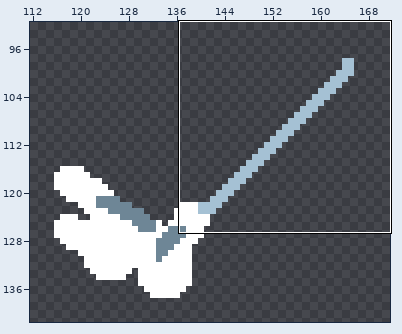
Two versions of one pixel-art file, characters/swordandgun/sprites/triple_ass_smacker_down.ase. Above: a wide view before the commit, with the close-up outlined.
Close-up. Before:
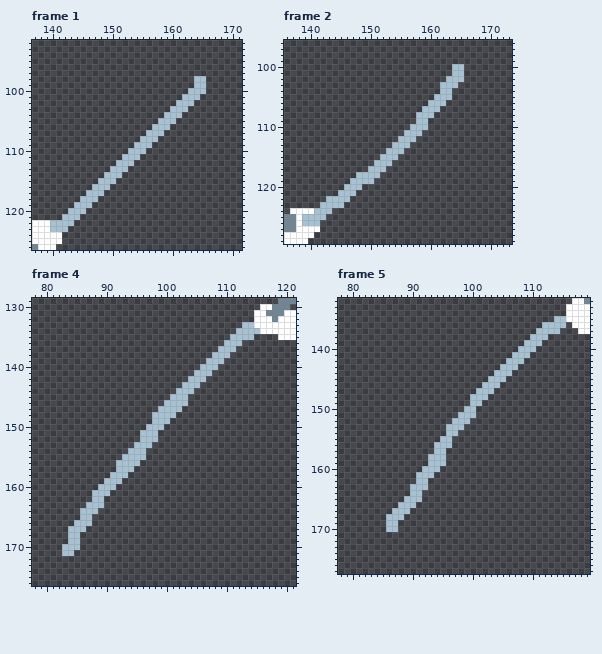
256x256 pixels, 11 frames. Shown: frame 1: x 137..171, y 92..126; frame 2: x 136..173, y 96..129; frame 4: x 78..121, y 129..176; frame 5: x 78..119, y 132..177. The wide view leaves out empty margins. The commit also changed other frames or places, which this record leaves out.
After:
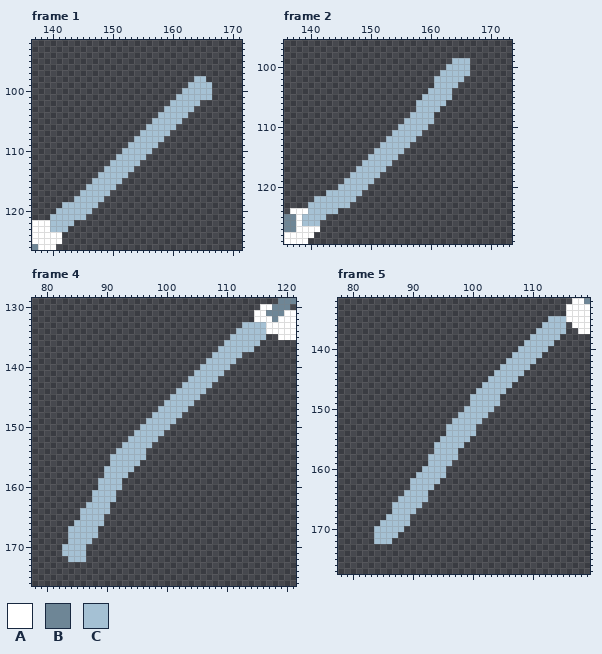
Palette (. is transparent): A #ffffff  B #6e8696  C #a5c1d4
Diff:
Changed rows in their new state; - is an unchanged pixel.
Frame 1:
first column x 140:
 99 -----------------------C--C
100 ----------------------C---C
101 ---------------------C---CC
102 --------------------C---C--
103 -------------------C---C---
104 ------------------C---C----
105 -----------------C---C-----
106 ----------------C---C------
107 ---------------C---C-------
108 --------------C---C--------
109 -------------C---C---------
110 ------------C---C----------
111 -----------C---C-----------
112 ----------C---C------------
113 ---------C---C-------------
114 --------C---C--------------
115 -------C---C---------------
116 ------C---C----------------
117 -----C---C-----------------
118 ----C---C------------------
119 --CC---C-------------------
120 -CC---C--------------------
121 CC---C---------------------
Frame 2:
first column x 140:
 99 ------------------------CCC
100 -----------------------C--C
101 ----------------------CC--C
102 ---------------------CC----
103 ---------------------C-----
104 --------------------CC-----
105 -------------------CC------
106 ------------------CC-------
107 ------------------C--------
108 -----------------C---------
109 ----------------CC--C------
110 ---------------CC----------
111 --------------CC-----------
112 -------------CC------------
113 ------------CC-------------
114 -----------CC--------------
115 ----------CC---------------
116 ---------CC----------------
117 --------CC-----------------
118 -------C-------------------
119 ------C--------------------
120 -----C---C-----------------
121 ---CC---C------------------
122 -CC----C-------------------
123 CC----C--------------------
124 C---C----------------------
Frame 4:
first column x 84:
133 -------------------------------CC
134 --------------------------------C
135 -------------------------------CC
136 -----------------------------CCC-
137 ----------------------------CCC--
138 ---------------------------CC----
139 --------------------------CC-----
140 -------------------------CC------
141 ------------------------CC-------
142 -----------------------CC--------
143 ----------------------CC---------
144 ---------------------CC----------
145 --------------------CC-----------
146 --------------------C------------
147 -------------------C-------------
148 ------------------C--------------
149 -------------C---C---------------
150 ------------C---C----------------
151 -----------C---C-----------------
152 ----------CC---------------------
153 ---------CC----------------------
154 --------CC-----------------------
155 -------CC------------------------
156 -------C-------------------------
157 ------CC-------------------------
158 ------C--------------------------
159 -----C---------------------------
160 --------C------------------------
161 -------C-------------------------
162 ------CC-------------------------
163 ------C--------------------------
164 -----CC--------------------------
165 ----CC---------------------------
166 ----CC---------------------------
167 ---CC----------------------------
168 --CCC----------------------------
169 --CC-----------------------------
170 --C------------------------------
171 -CC------------------------------
172 CCC------------------------------
Frame 5:
first column x 84:
135 -----------------------------C--
137 -------------------------------C
138 -----------------------------CC-
139 ----------------------------CC--
140 ---------------------------CC---
141 --------------------------CC----
142 -------------------------CC-----
143 ------------------------CC------
144 -----------------------CC-------
145 ----------------------CC--------
146 ---------------------CC---------
147 --------------------CC----------
148 -------------------CC-----------
149 ------------------CCC-----------
150 -----------------CCC------------
151 -----------------CC-------------
152 ----------------CC--------------
153 ---------------CC---------------
154 --------------CCC---------------
155 -------------CCC----------------
156 -------------CC-----------------
157 ------------CC------------------
158 ------------CC------------------
159 ------------C-------------------
160 -----------C--------------------
161 ----------CC--------------------
162 ------C--CC---------------------
163 ---------C----------------------
164 -----C--C-----------------------
165 ----C---C-----------------------
166 ---C---C------------------------
167 ------C-------------------------
168 -----C--------------------------
169 -C--CC--------------------------
170 CC--C---------------------------
171 CCCC----------------------------
172 CCC-----------------------------
Changed places in both close-ups, as pixel boxes (x1, y1, x2, y2):
added: (50, 82, 212, 220)
changed: (308, 58, 470, 214)
changed: (68, 322, 266, 562)
added: (374, 316, 566, 544)
